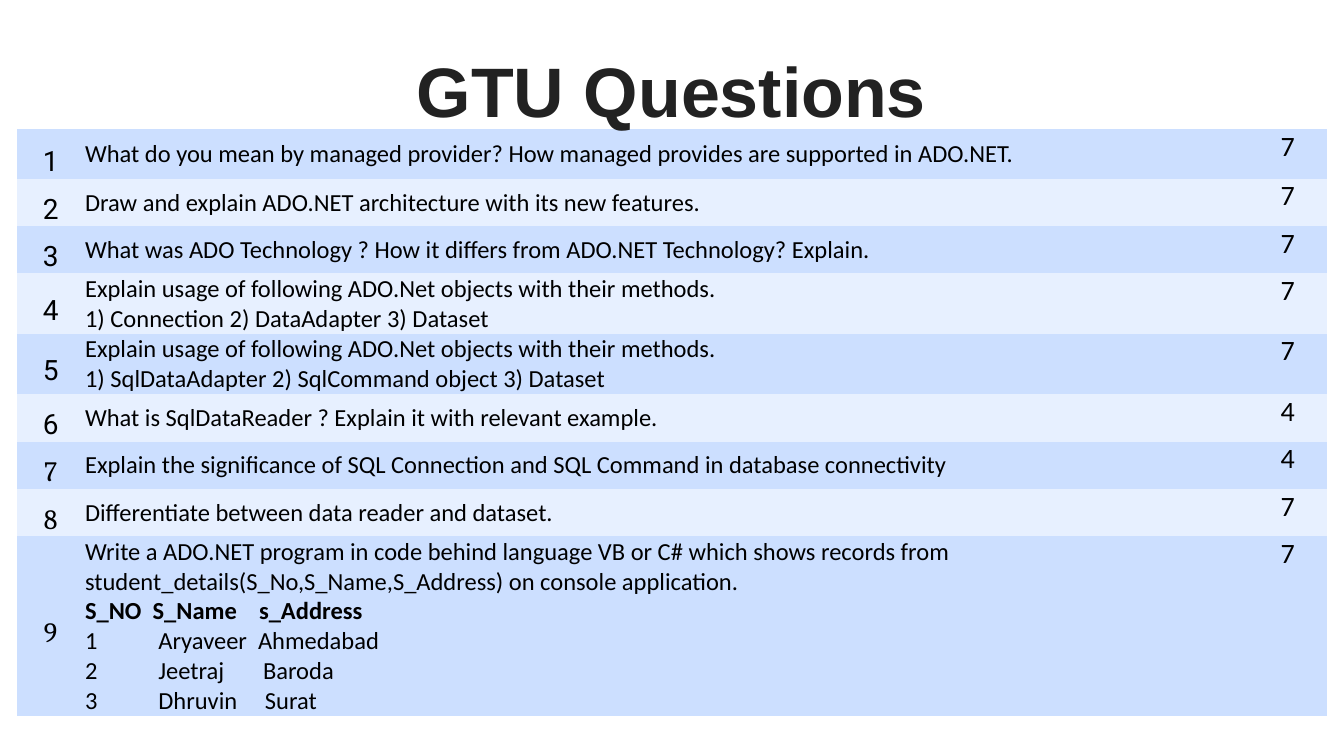
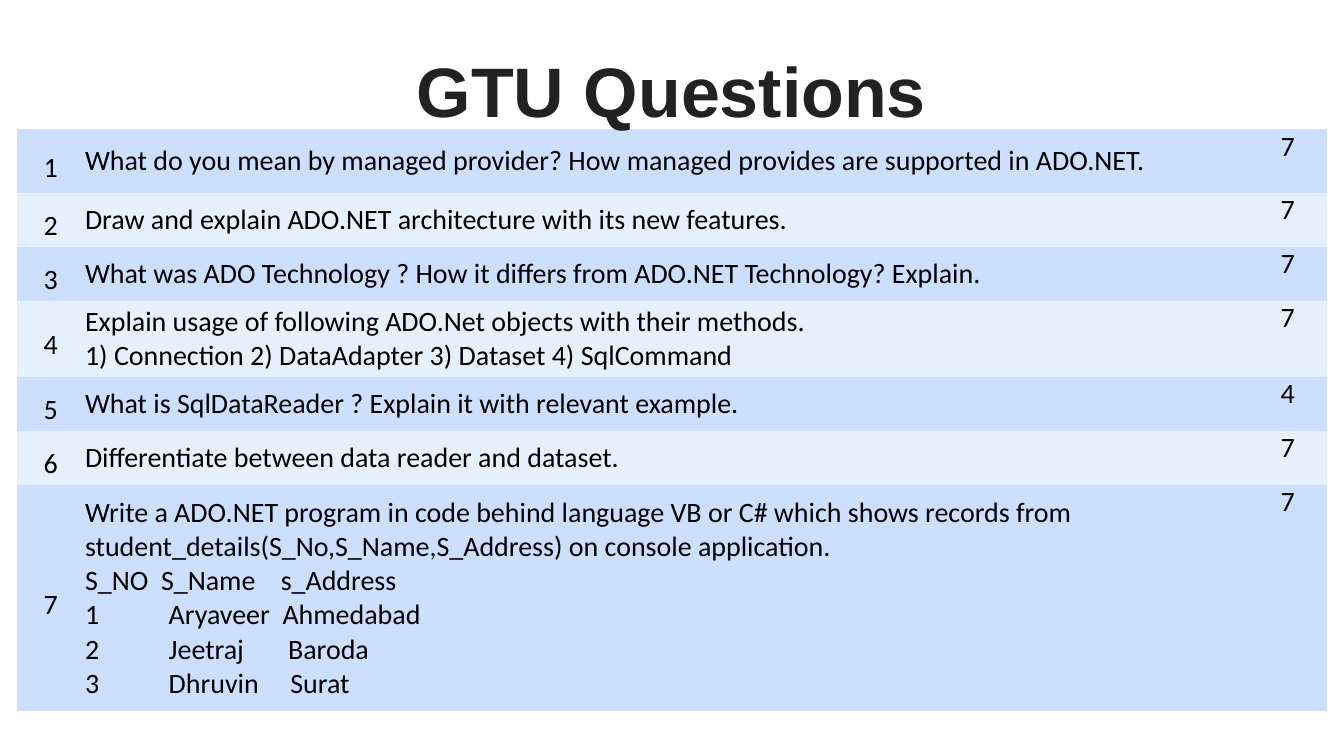
Before and after one commit to crpatel/DotNetMaterial, a slide deck: slide 2 of Unit 4.pptx. Drawn at 1344x756 pixels with LibreOffice and Linux fonts; fonts in the diff are those of the drawing. Boxes give left, top, right and bottom in pixels: in the first picture for what was removed or moved away, otherwise in the second. Text is boxed around its words. In the diff, an @@ line names an element or a change of style, - is before the commit and + after.

```diff
--- a/Unit 4.pptx
+++ b/Unit 4.pptx
@@ table at (x1=17, y1=130, x2=1326, y2=712) @@
-row 4: 4 | Explain usage of following ADO.Net objects with their methods. 1) Connection 2) DataAdapter 3) Dataset | 7
-row 5: 5 | Explain usage of following ADO.Net objects with their methods. 1) SqlDataAdapter 2) SqlCommand object 3) Dataset | 7
-row 6: 6 | What is SqlDataReader ? Explain it with relevant example. | 4
-row 7: 7 | Explain the significance of SQL Connection and SQL Command in database connectivity | 4
-row 8: 8 | Differentiate between data reader and dataset. | 7
-row 9: 9 | Write a ADO.NET program in code behind language VB or C# which shows records from student_details(S_No,S_Name,S_Address) on console application. S_NO S_Name s_Address 1 Aryaveer Ahmedabad 2 Jeetraj Baroda 3 Dhruvin Surat | 7
+row 4: 4 | Explain usage of following ADO.Net objects with their methods. 1) Connection 2) DataAdapter 3) Dataset 4) SqlCommand | 7
+row 5: 5 | What is SqlDataReader ? Explain it with relevant example. | 4
+row 6: 6 | Differentiate between data reader and dataset. | 7
+row 7: 7 | Write a ADO.NET program in code behind language VB or C# which shows records from student_details(S_No,S_Name,S_Address) on console application. S_NO S_Name s_Address 1 Aryaveer Ahmedabad 2 Jeetraj Baroda 3 Dhruvin Surat | 7
```
Also in this commit, not shown: 2 other slides changed, 4 slides added.
